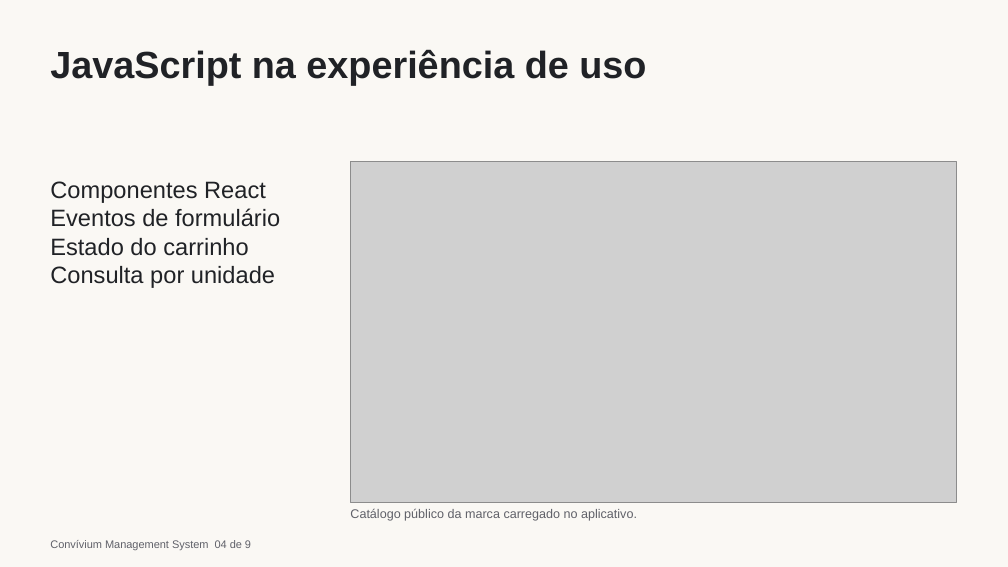
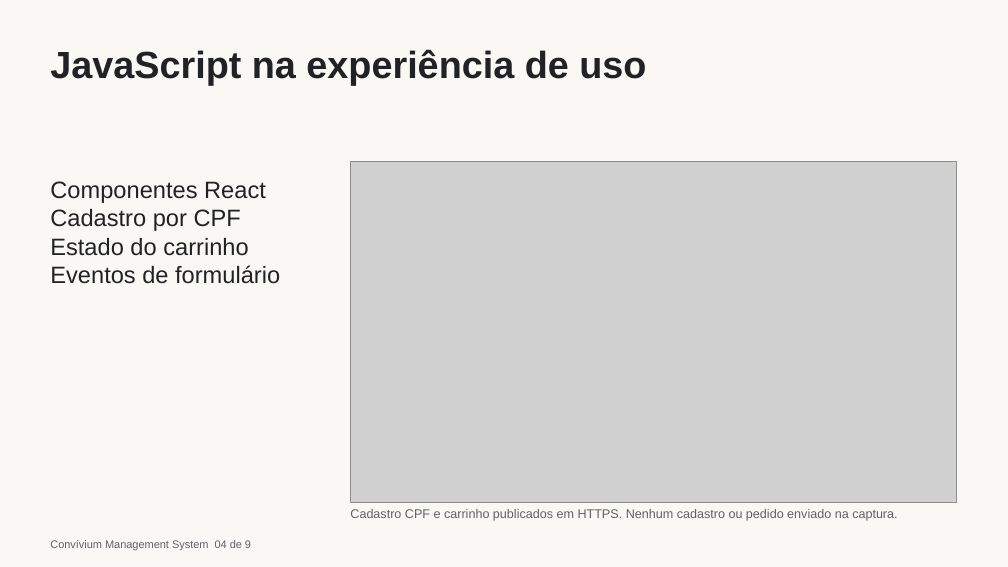
Before and after one commit to terpsandlups/BRASA_BURGER_CRUD_ERP, a slide deck: slide 4 of Slides/Entrega-2/Fundamentos-Tecnicos-Convivium.pptx. Drawn at 1008x567 pixels with LibreOffice and Linux fonts; fonts in the diff are those of the drawing; grey boxes stand for pictures. Boxes give left, top, right and bottom in pixels: in the first picture for what was removed or moved away, otherwise in the second. Text is boxed around its words. In the diff, an @@ line names an element or a change of style, - is before the commit and + after.

```diff
--- a/Slides/Entrega-2/Fundamentos-Tecnicos-Convivium.pptx
+++ b/Slides/Entrega-2/Fundamentos-Tecnicos-Convivium.pptx
@@ text at box(50, 209, 248, 256): paragraphs added @@
+Cadastro por CPF
+Estado do carrinho
@@ text at box(50, 238, 275, 288): paragraphs removed @@
-Estado do carrinho
-Consulta por unidade
@@ text at box(350, 509, 897, 521): text changed @@
-Catálogo público da marca carregado no aplicativo.
+Cadastro CPF e carrinho publicados em HTTPS. Nenhum cadastro ou pedido enviado na captura.
```
Also in this commit, not shown: 4 other slides changed, 39 other files.
